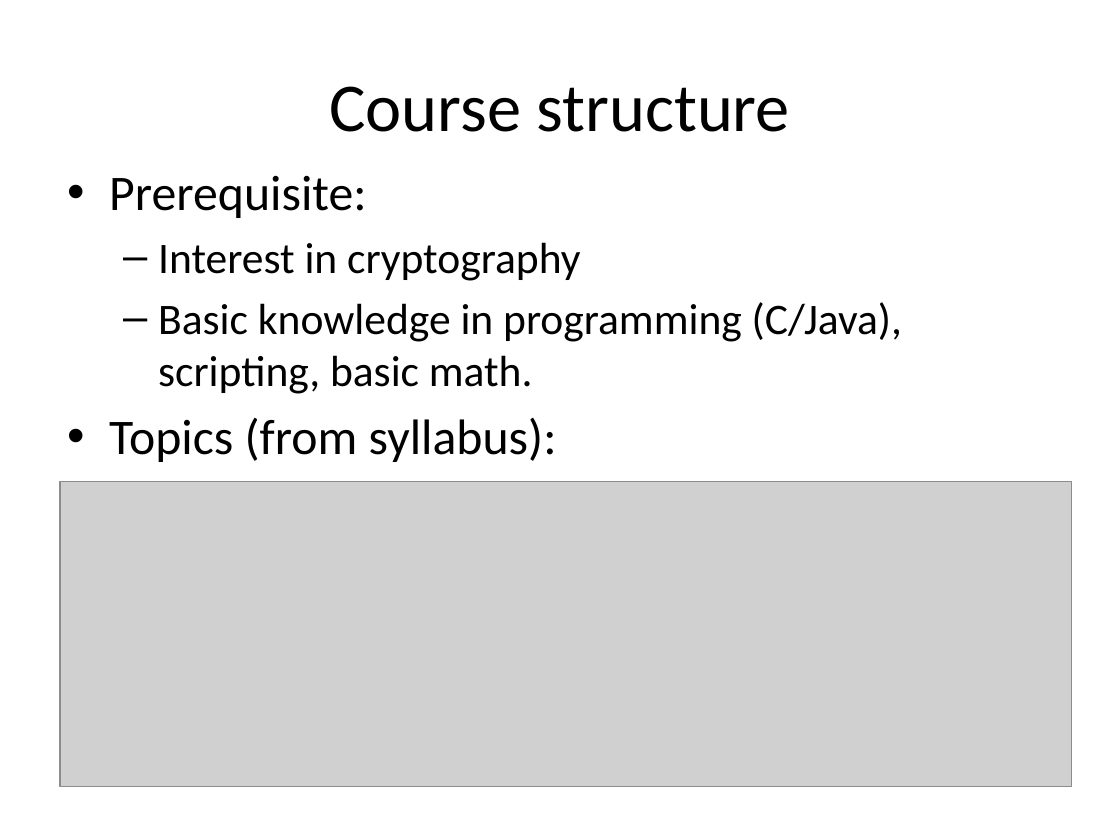
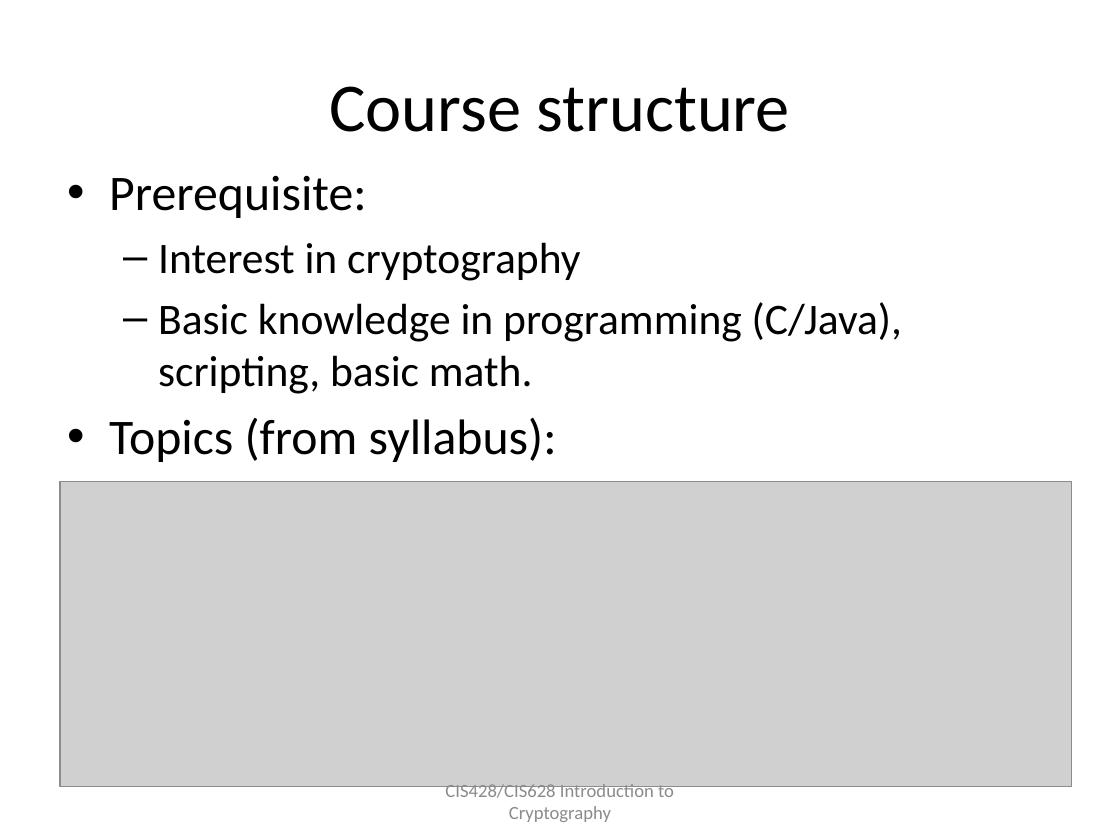
Before and after one commit to tristartom/tristartom.github.io, a slide deck: slide 5 of teaching/19f-cis428/Class-00.pptx. Drawn at 1120x840 pixels with LibreOffice and Linux fonts; fonts in the diff are those of the drawing; grey boxes stand for pictures. Boxes give left, top, right and bottom in pixels: in the first picture for what was removed or moved away, otherwise in the second. Text is boxed around its words. In the diff, an @@ line names an element or a change of style, - is before the commit and + after.

```diff
--- a/teaching/19f-cis428/Class-00.pptx
+++ b/teaching/19f-cis428/Class-00.pptx
@@ text added at <box>445,784,674,822</box>, 12 pt, text #8C8C8C @@
+CIS428/CIS628 Introduction to Cryptography
```
Also in this commit, not shown: 7 other slides changed, 2 slides removed, 3 other files.
